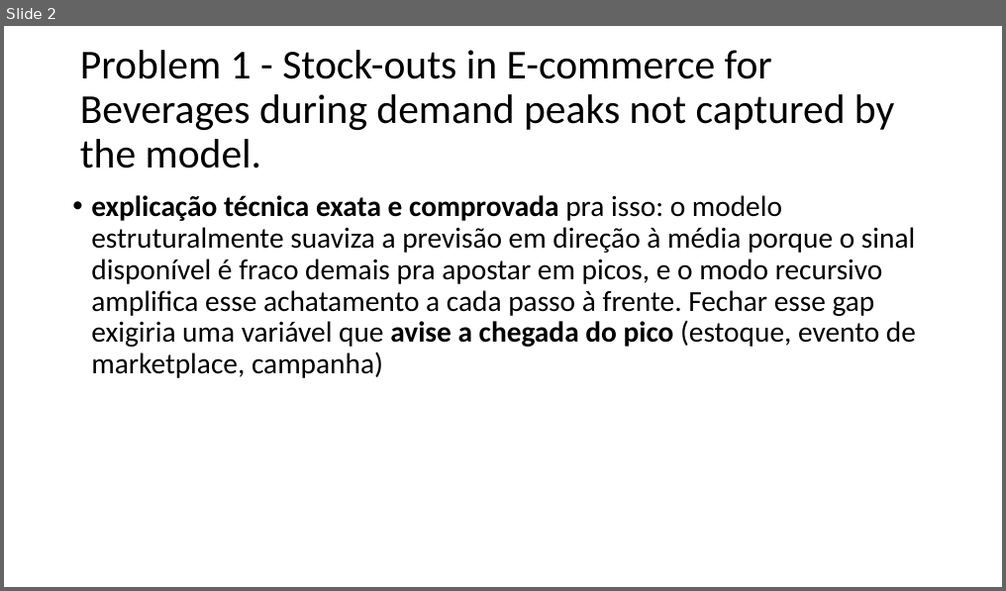
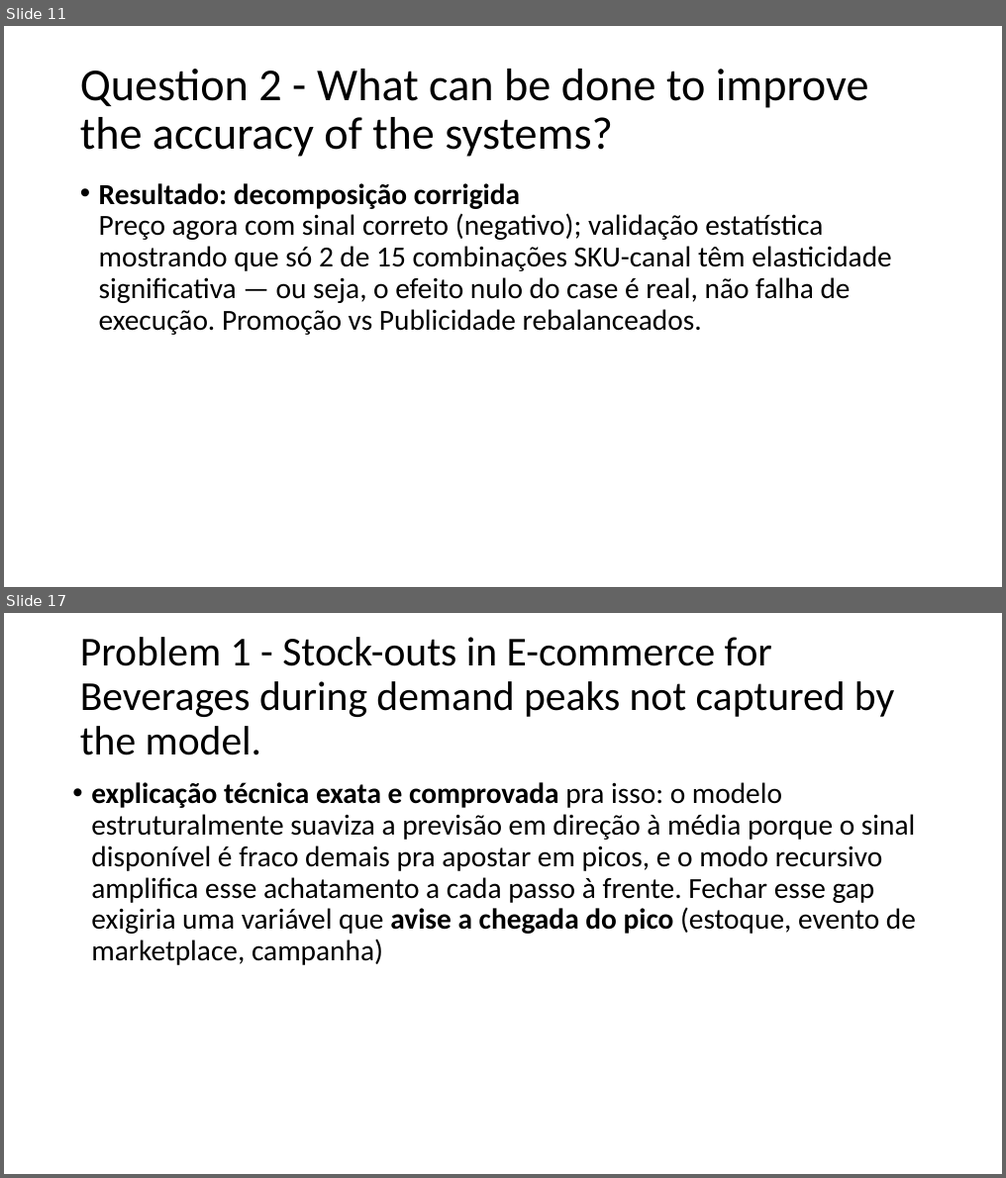
Before and after one commit to Priscila-Portela/mdlz-selec, a slide deck: Business case.pptx. Shown one above the other, each under a label of ours: slide 2 before the commit, slides 11 and 17 after it; the slides between them are not shown. The pictures are 1006x591 and 1006x1178 pixels, drawn with LibreOffice and Linux fonts; fonts in the diff are those of the drawing. Boxes give left, top, right and bottom in pixels: in the first picture for what was removed or moved away, otherwise in the second. Text is boxed around its words. In the diff, an @@ line names an element or a change of style, - is before the commit and + after.

```diff
--- a/Business case.pptx
+++ b/Business case.pptx
@@ slide 11 added at [4, 26, 1002, 587], background #FFFFFF @@
@@ title added at [80, 69, 869, 157], 44 pt, text #000000 @@
+Question 2 - What can be done to improve the accuracy of the systems?
@@ text added at [99, 183, 892, 335], 28 pt, text #000000 @@
+• Resultado: decomposição corrigida
+  Preço agora com sinal correto (negativo); validação estatística mostrando que só 2 de 15 combinações SKU-canal têm elasticidade significativa — ou seja, o efeito nulo do case é real, não falha de execução. Promoção vs Publicidade rebalanceados.
@@ what was slide 2 is now slide 17 @@
```
Also in this commit, not shown: 2 slides changed, 15 other slides added, 31 other files.
